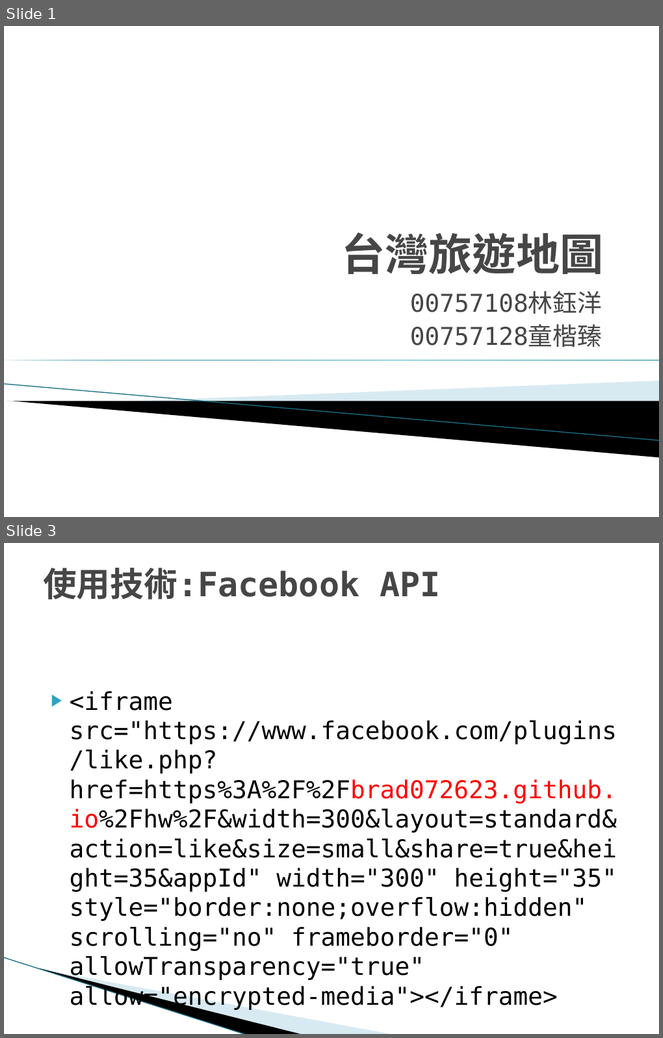
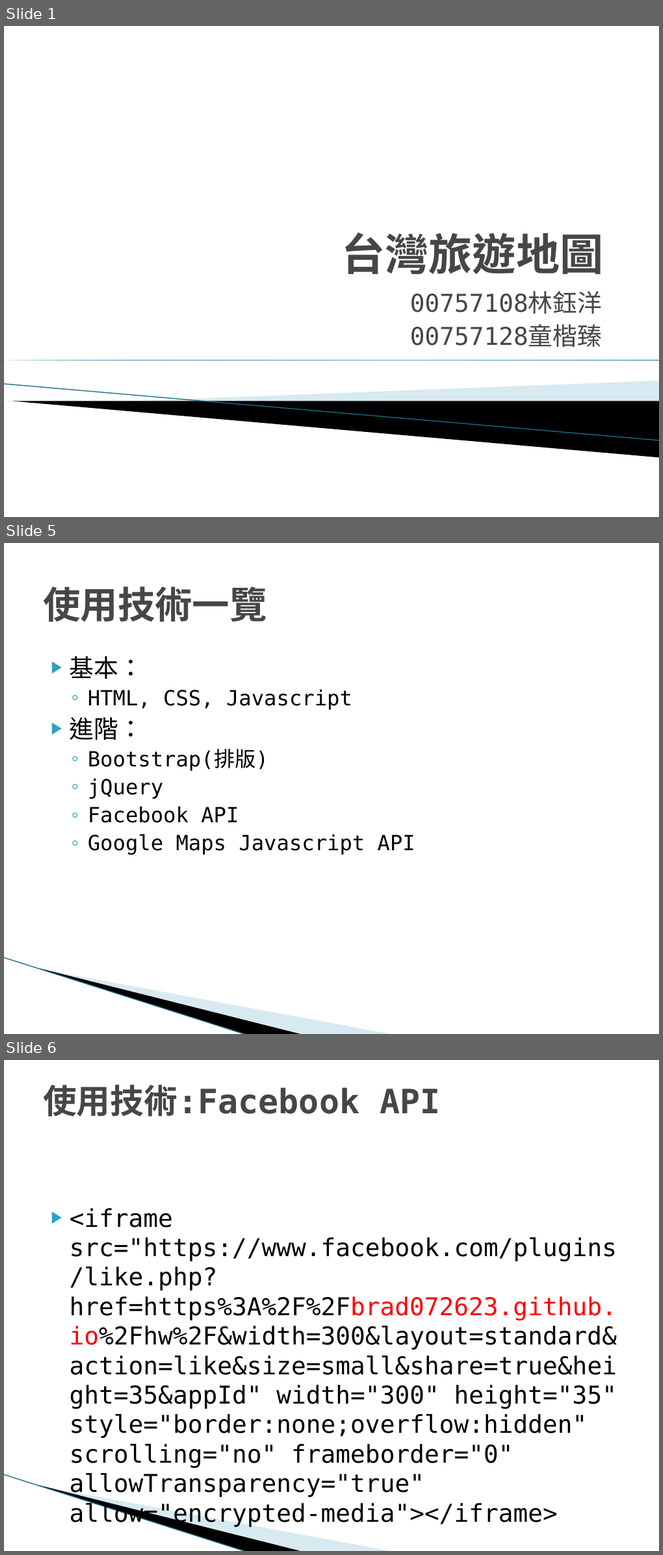
Before and after one commit to brad072623/hw, a slide deck: 台灣旅遊地圖-00757108+00757128.pptx. Shown one above the other, each under a label of ours: slides 1 and 3 before the commit, slides 1, 5 and 6 after it; the slides between them are not shown. The pictures are 663x1038 and 663x1555 pixels, drawn with LibreOffice and Linux fonts; fonts in the diff are those of the drawing; background and template pictures are left out. Boxes give left, top, right and bottom in pixels: in the first picture for what was removed or moved away, otherwise in the second. Text is boxed around its words. In the diff, an @@ line names an element or a change of style, - is before the commit and + after.

```diff
--- a/台灣旅遊地圖-00757108+00757128.pptx
+++ b/台灣旅遊地圖-00757108+00757128.pptx
@@ slide 5 added at [4,543,659,1034], background #FFFFFF; not listed: 3 template elements that a slide beside it also shows @@
@@ title added at [43,587,267,622], 41 pt, text #464646, bold @@
+使用技術一覽
@@ text added at [70,656,415,855], 23 pt, text #000000 @@
+▶ 基本：
+  ◦ HTML, CSS, Javascript
+▶ 進階：
+  ◦ Bootstrap(排版)
+  ◦ jQuery
+  ◦ Facebook API
+  ◦ Google Maps Javascript API
@@ what was slide 3 is now slide 6 @@
```
Also in this commit, not shown: 5 slides changed, 5 other slides added, 1 slide removed.
